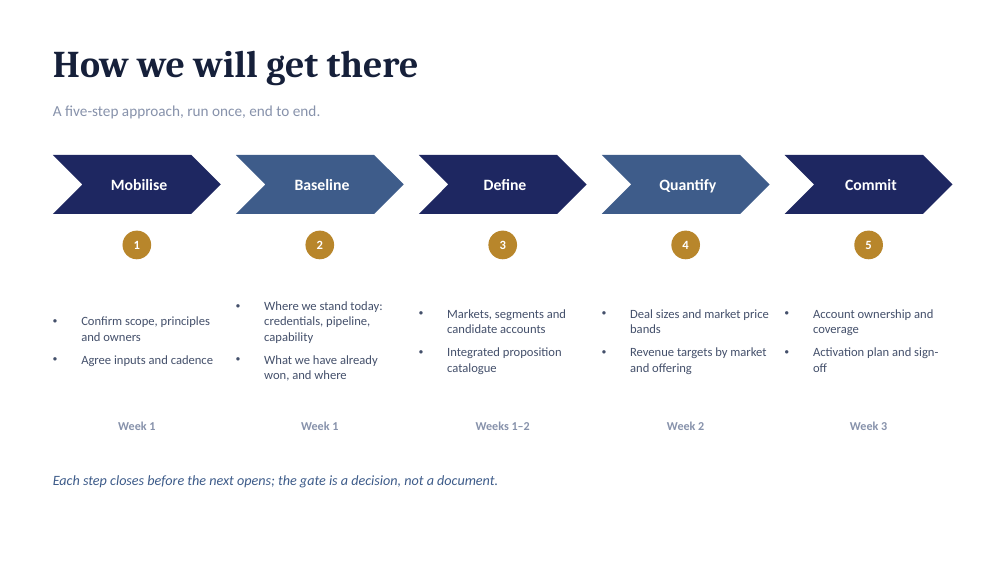
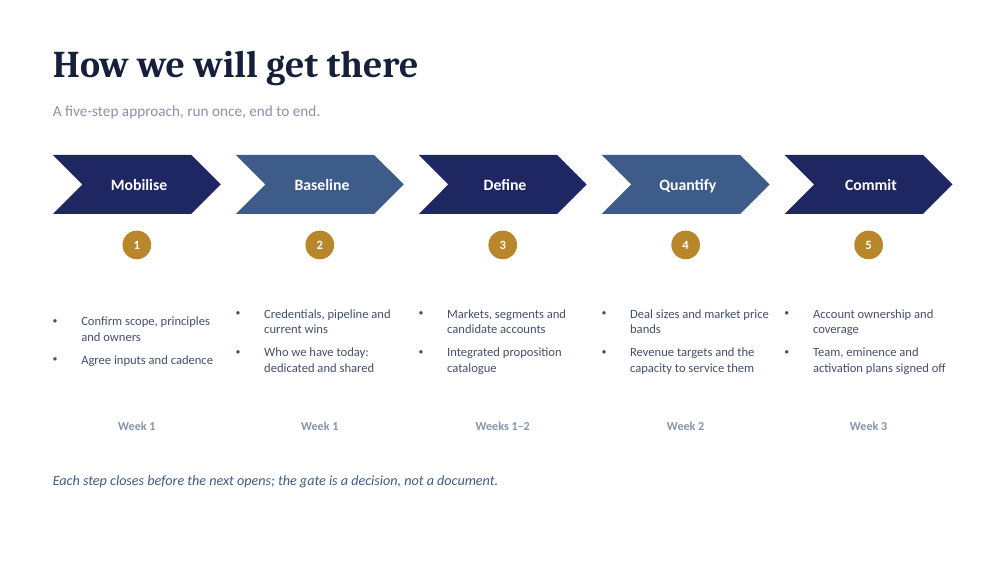
Before and after one commit to dhajjar-cyber/bae, a slide deck: slide 5 of FSI strategy/EAIND-FSI-Strategy-Development-Plan.pptx. Drawn at 1008x567 pixels with LibreOffice and Linux fonts; fonts in the diff are those of the drawing. Boxes give left, top, right and bottom in pixels: in the first picture for what was removed or moved away, otherwise in the second. Text is boxed around its words. In the diff, an @@ line names an element or a change of style, - is before the commit and + after.

```diff
--- a/FSI strategy/EAIND-FSI-Strategy-Development-Plan.pptx
+++ b/FSI strategy/EAIND-FSI-Strategy-Development-Plan.pptx
@@ text at (264,309,390,372): text changed @@
-• Where we stand today: credentials, pipeline, capability
-• What we have already won, and where
+• Credentials, pipeline and current wins
+• Who we have today: dedicated and shared
@@ text at (630,347,754,374): text changed @@
-• Revenue targets by market and offering
+• Revenue targets and the capacity to service them
@@ text at (813,347,946,374): text changed @@
-• Activation plan and sign-off
+• Team, eminence and activation plans signed off
```
Also in this commit, not shown: 3 other slides changed, 2 slides added, 2 other files.
